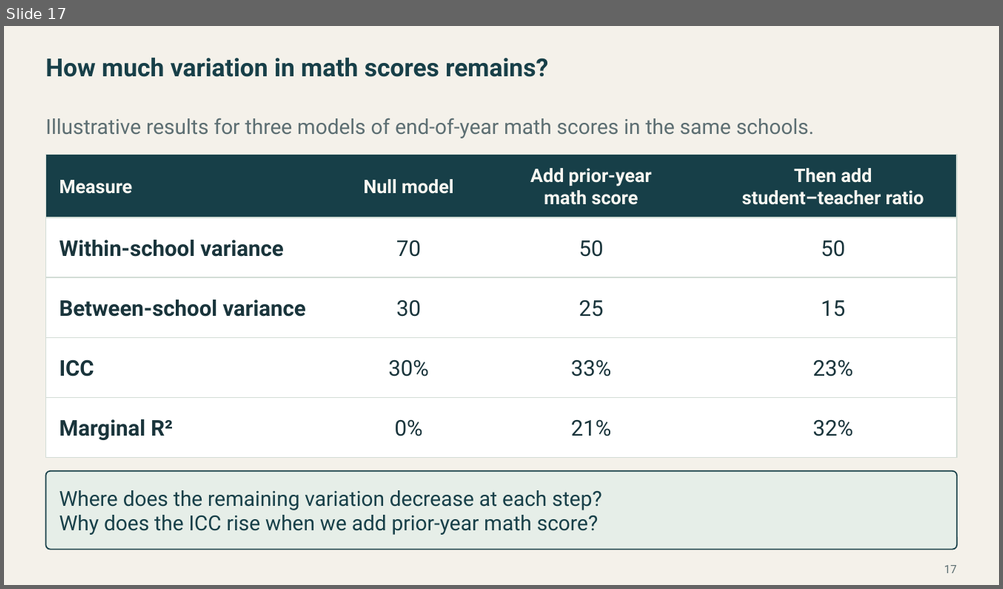
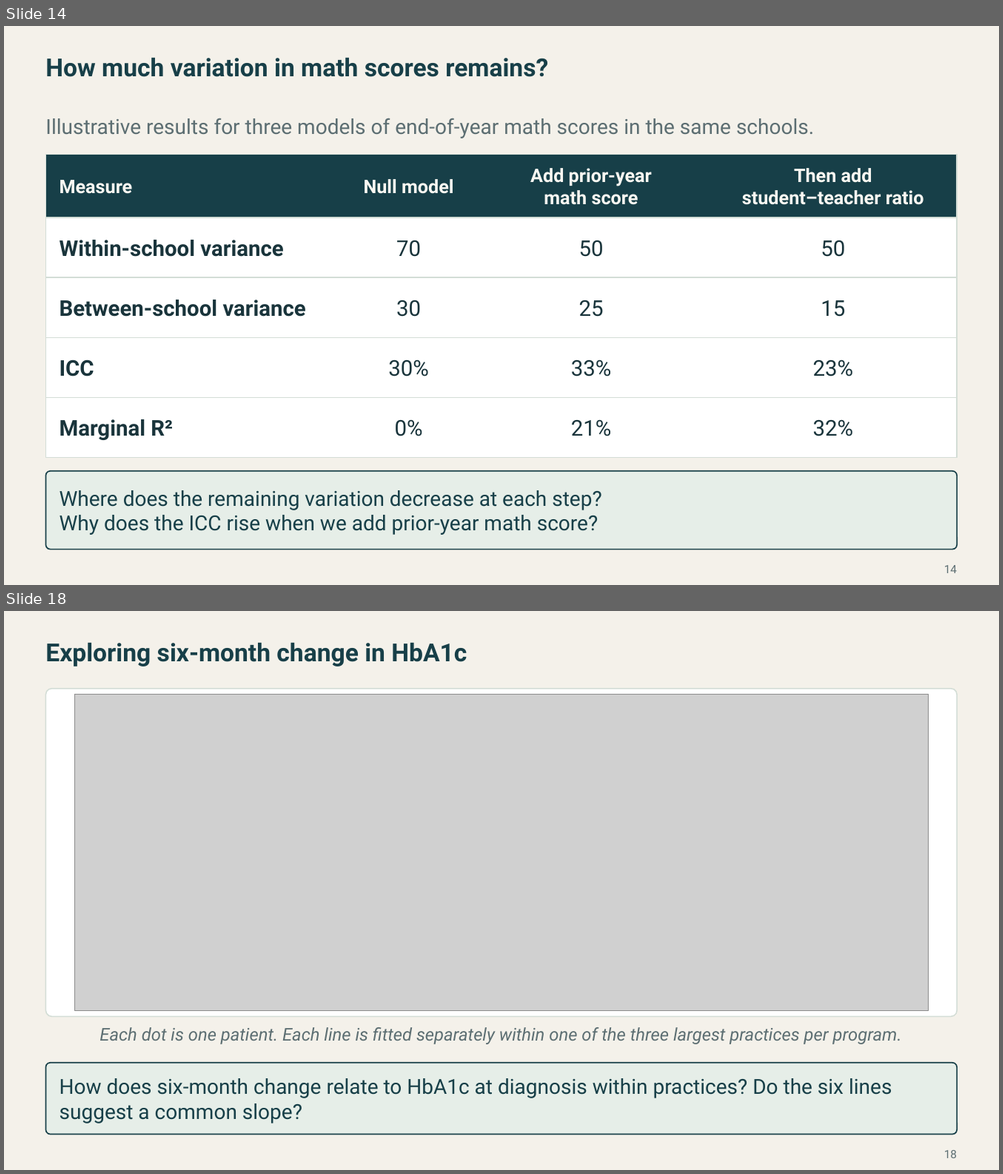
Before and after one commit to Postmus/BeyondMLR, a slide deck: lectures_2627/week3/Beyond_MLR_Week_3.pptx. Shown one above the other, each under a label of ours: slide 17 before the commit, slides 14 and 18 after it; the slides between them are not shown. The pictures are 1003x589 and 1003x1174 pixels, drawn with LibreOffice and Linux fonts; fonts in the diff are those of the drawing; grey boxes stand for pictures. Boxes give left, top, right and bottom in pixels: in the first picture for what was removed or moved away, otherwise in the second. Text is boxed around its words. In the diff, an @@ line names an element or a change of style, - is before the commit and + after.

```diff
--- a/lectures_2627/week3/Beyond_MLR_Week_3.pptx
+++ b/lectures_2627/week3/Beyond_MLR_Week_3.pptx
@@ slide 18 added at (4,611,999,1170), background #F4F1EA @@
@@ text added at (45,642,466,667), 24 pt, text #173F48, bold @@
+Exploring six-month change in HbA1c
@@ rounded rectangle added at (45,689,957,1017), fill #FFFFFF, outline #D3DDD6 1.1 pt @@
@@ picture added at (74,695,928,1011) @@
@@ text added at (99,1028,902,1045), 17 pt, text #5C6E72, italic @@
+Each dot is one patient. Each line is fitted separately within one of the three largest practices per program.
@@ rounded rectangle added at (45,1063,957,1135), fill #E6EEE8, outline #173F48 1.2 pt @@
@@ text added at (60,1079,891,1124), 20 pt, text #173F48 @@
+How does six-month change relate to HbA1c at diagnosis within practices? Do the six lines suggest a common slope?
@@ page number added at (944,1150,956,1159), 11 pt, text #5C6E72 @@
+18
@@ what was slide 17 is now slide 14 @@
@@ page number at (944,565,956,574): text changed @@
-17
+14
```
Also in this commit, not shown: 1 slide changed, 19 other slides added, 4 slides removed, 36 other files.
